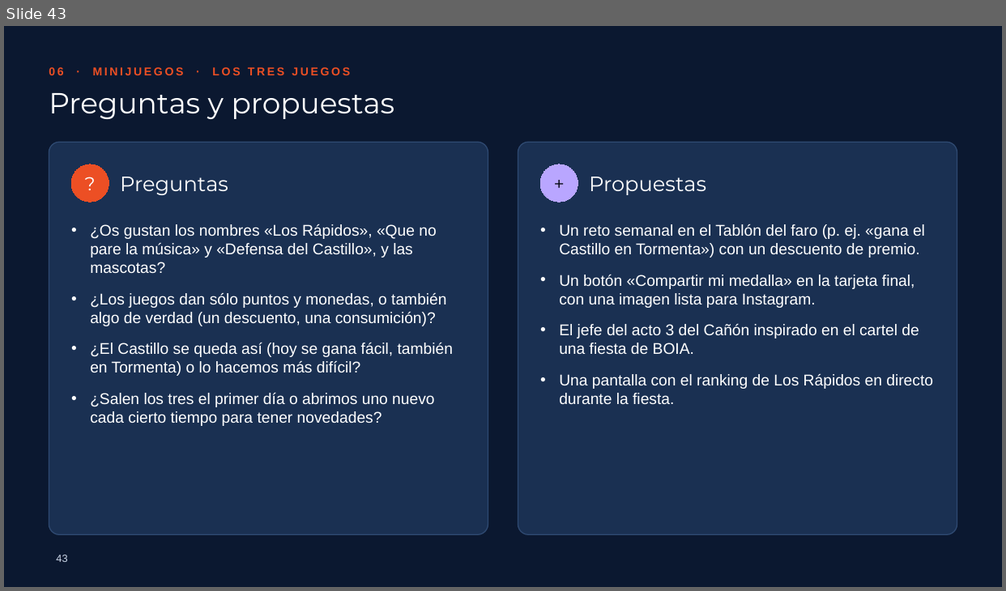
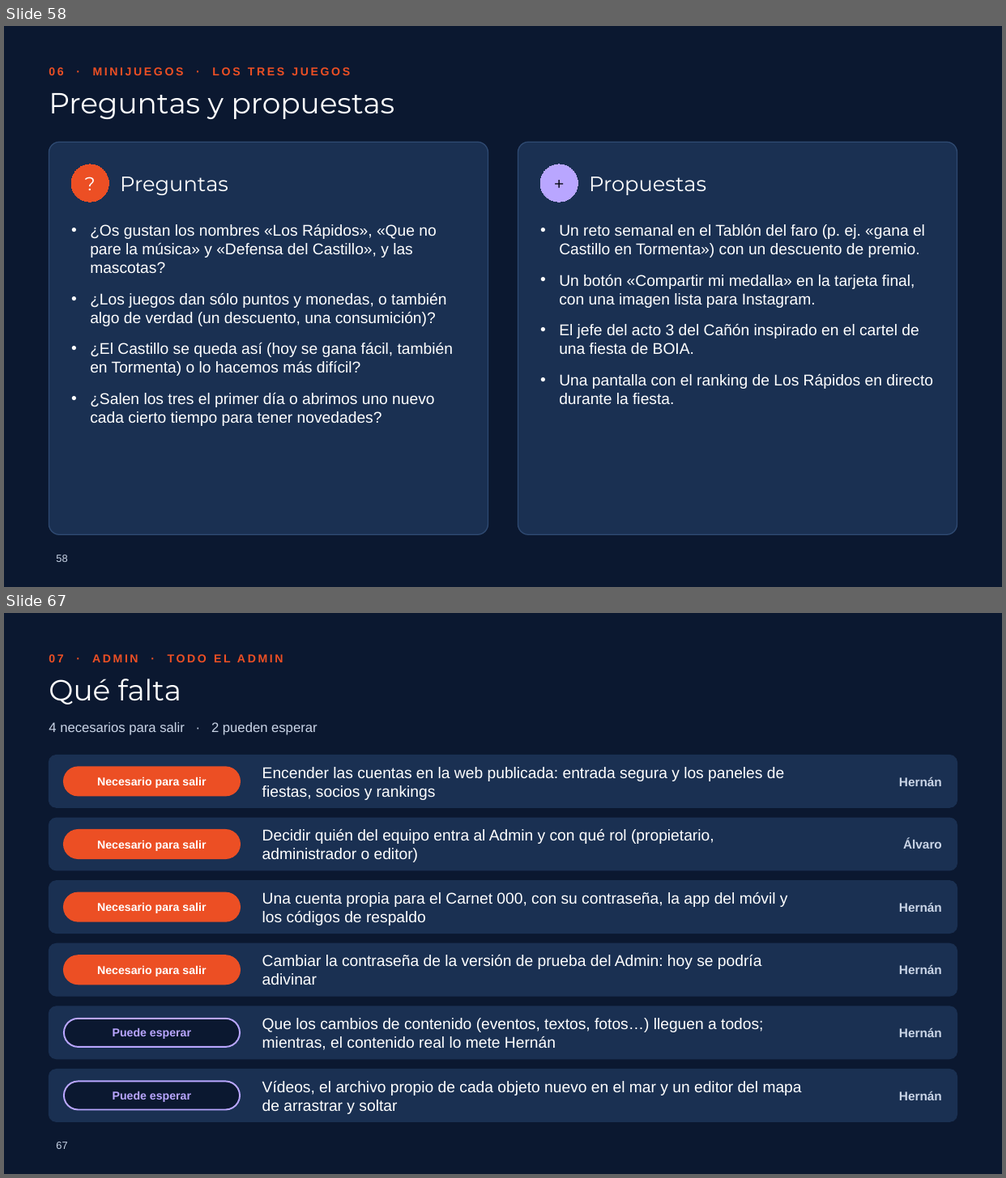
Before and after one commit to picodepato/boia-planet-web, a slide deck: docs/presentacion/boia-planet.pptx. Shown one above the other, each under a label of ours: slide 43 before the commit, slides 58 and 67 after it; the slides between them are not shown. The pictures are 1006x591 and 1006x1178 pixels, drawn with LibreOffice and Linux fonts; fonts in the diff are those of the drawing; background and template pictures are left out. Boxes give left, top, right and bottom in pixels: in the first picture for what was removed or moved away, otherwise in the second. Text is boxed around its words. In the diff, an @@ line names an element or a change of style, - is before the commit and + after.

```diff
--- a/docs/presentacion/boia-planet.pptx
+++ b/docs/presentacion/boia-planet.pptx
@@ slide 67 added at box(4, 613, 1002, 1174), background #0B1830 @@
@@ text added at box(49, 654, 283, 662), 11 pt, text #EC4F24, bold @@
+07 · ADMIN · TODO EL ADMIN
@@ title added at box(49, 679, 181, 705), 28 pt, text #FFFFFF @@
+Qué falta
@@ text added at box(49, 722, 317, 735), 13 pt, text #C9D4E6 @@
+4 necesarios para salir · 2 pueden esperar
@@ rounded rectangle added at box(49, 756, 957, 807), fill #1A3052, outline #1A3052 1 pt @@
@@ rounded rectangle added at box(64, 767, 240, 796), fill #EC4F24, outline #EC4F24 1.5 pt, 11 pt, text #FFFFFF, bold @@
+Necesario para salir
@@ text added at box(262, 767, 784, 800), 15 pt, text #FFFFFF @@
+Encender las cuentas en la web publicada: entrada segura y los paneles de fiestas, socios y rankings
@@ text added at box(899, 777, 942, 786), 12 pt, text #C9D4E6, bold @@
+Hernán
@@ rounded rectangle added at box(49, 818, 957, 871), fill #1A3052, outline #1A3052 1 pt @@
@@ rounded rectangle added at box(64, 830, 240, 858), fill #EC4F24, outline #EC4F24 1.5 pt, 11 pt, text #FFFFFF, bold @@
+Necesario para salir
@@ text added at box(262, 829, 714, 862), 15 pt, text #FFFFFF @@
+Decidir quién del equipo entra al Admin y con qué rol (propietario, administrador o editor)
@@ text added at box(903, 839, 942, 849), 12 pt, text #C9D4E6, bold @@
+Álvaro
@@ rounded rectangle added at box(49, 881, 957, 934), fill #1A3052, outline #1A3052 1 pt @@
@@ rounded rectangle added at box(64, 893, 240, 922), fill #EC4F24, outline #EC4F24 1.5 pt, 11 pt, text #FFFFFF, bold @@
+Necesario para salir
@@ text added at box(262, 892, 788, 926), 15 pt, text #FFFFFF @@
+Una cuenta propia para el Carnet 000, con su contraseña, la app del móvil y los códigos de respaldo
@@ text added at box(899, 902, 942, 912), 12 pt, text #C9D4E6, bold @@
+Hernán
@@ rounded rectangle added at box(49, 944, 957, 996), fill #1A3052, outline #1A3052 1 pt @@
@@ rounded rectangle added at box(64, 956, 240, 984), fill #EC4F24, outline #EC4F24 1.5 pt, 11 pt, text #FFFFFF, bold @@
+Necesario para salir
@@ text added at box(262, 955, 762, 985), 15 pt, text #FFFFFF @@
+Cambiar la contraseña de la versión de prueba del Admin: hoy se podría adivinar
@@ text added at box(899, 965, 942, 974), 12 pt, text #C9D4E6, bold @@
+Hernán
@@ rounded rectangle added at box(49, 1007, 957, 1059), fill #1A3052, outline #1A3052 1 pt @@
@@ rounded rectangle added at box(64, 1019, 240, 1047), fill #0B1830, outline #B9A6FF 1.5 pt, 11 pt, text #B9A6FF, bold @@
+Puede esperar
@@ text added at box(262, 1018, 763, 1050), 15 pt, text #FFFFFF @@
+Que los cambios de contenido (eventos, textos, fotos…) lleguen a todos; mientras, el contenido real lo mete Hernán
@@ text added at box(899, 1028, 942, 1037), 12 pt, text #C9D4E6, bold @@
+Hernán
@@ rounded rectangle added at box(49, 1070, 957, 1122), fill #1A3052, outline #1A3052 1 pt @@
@@ rounded rectangle added at box(64, 1082, 240, 1110), fill #0B1830, outline #B9A6FF 1.5 pt, 11 pt, text #B9A6FF, bold @@
+Puede esperar
@@ text added at box(262, 1081, 802, 1114), 15 pt, text #FFFFFF @@
+Vídeos, el archivo propio de cada objeto nuevo en el mar y un editor del mapa de arrastrar y soltar
@@ text added at box(899, 1091, 942, 1101), 12 pt, text #C9D4E6, bold @@
+Hernán
@@ page number added at box(56, 1142, 67, 1149), 10 pt, text #C9D4E6 @@
+67
@@ what was slide 43 is now slide 58 @@
@@ page number at box(56, 555, 67, 562): text changed @@
-43
+58
```
Also in this commit, not shown: 4 slides changed, 29 other slides added, 3 slides removed, 9 other files.
